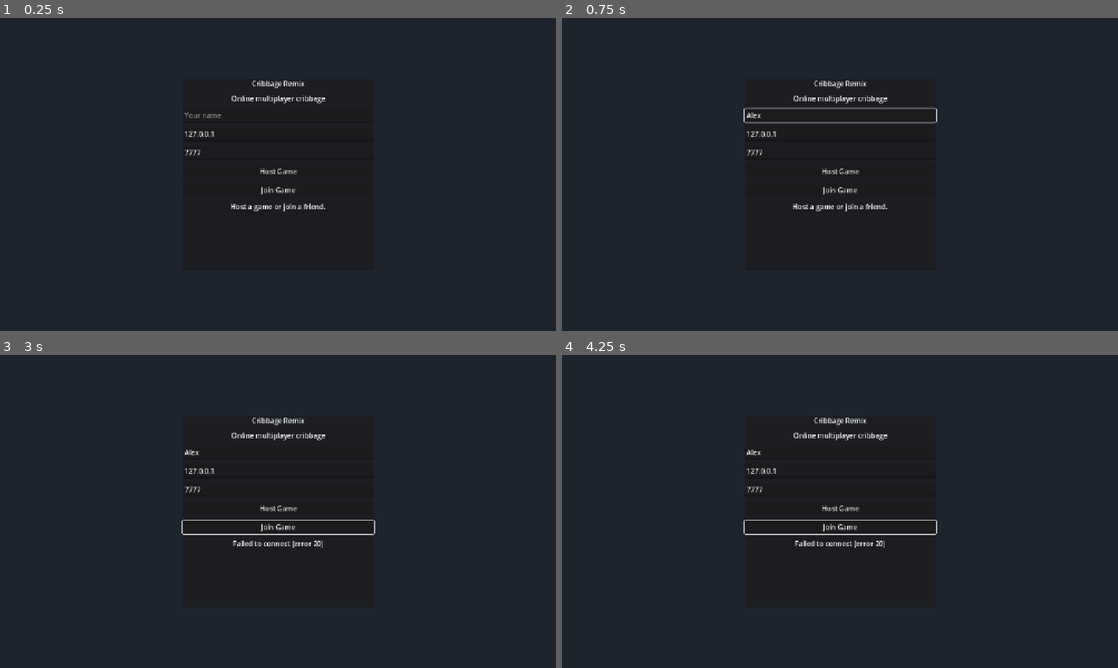
Above: before the commit, frames 1-4 (two rows, left to right).
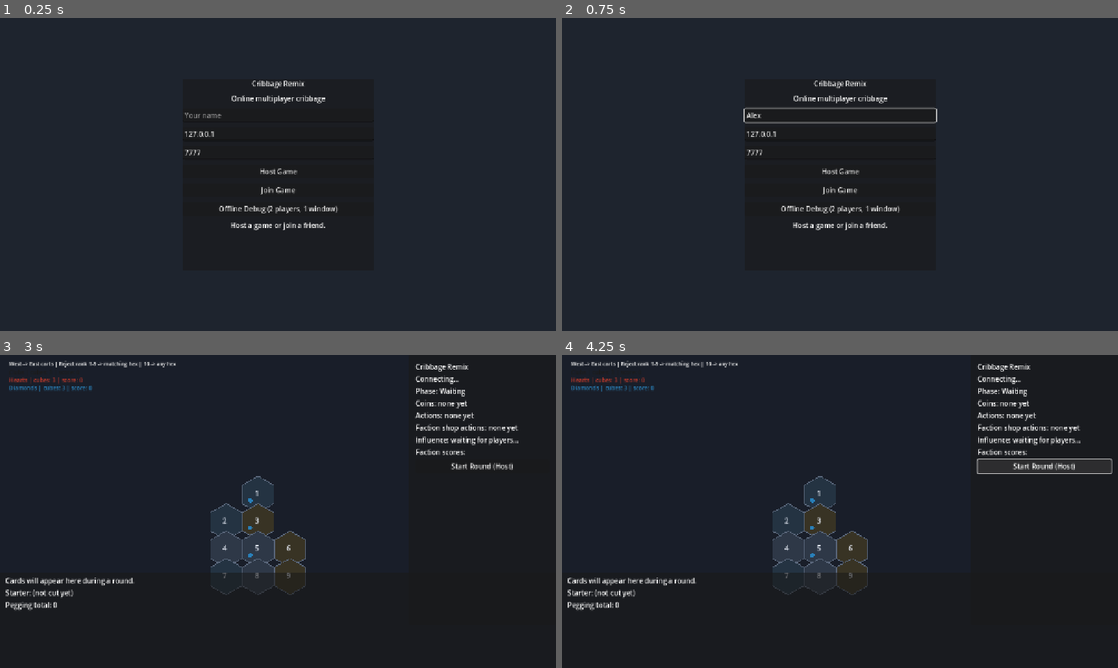
Above: after the commit, the same moments.

Repository: WilsonPersonal/cribbage-remix
Game: Godot game, scene res://scenes/main_menu.tscn
Two runs of this game, one before a commit and one after it. Both use one fixed random seed, a clock stepped at 60 frames per second and the inputs below.
Inputs (mouse positions are in pixels of both pictures, inside the frame that each line leads up to):
- Up to frame 1 (0.25 s): no input
- Up to frame 2 (0.75 s): click (840, 115) at 0.52 s; type "Alex" at 0.6 s
- Up to frame 3 (3 s): click "Host Game" at 1.25 s; click "Join Game" at 2 s; click (278, 545) at 2.75 s, where only the run after the commit has a clickable "Offline Debug (2 players, 1 w…"
- Up to frame 4 (4.25 s): click (1045, 464) at 3.5 s, where only the run after the commit has a clickable "Start Round (Host)"

The runs differ from the first frame. In frame 1, 0.5% of the frame differs, in the area x 39-61%, y 58-68%; in frame 2, 0.5%; in frame 3, 6.3%; in frame 4, 6.5%, in the area x 1-99%, y 1-82%.
Error after the commit: Cannot call method 'change_scene_to_packed' on a null value. (res://scripts/ui/main_menu.gd:66)

Commit message:
Add offline hot-seat debug mode for solo testing in one window.
Co-authored-by: Cursor <cursoragent@cursor.com>

Diff:
--- a/autoload/game_state.gd
+++ b/autoload/game_state.gd
@@ -29,6 +29,10 @@
 signal pegging_state_updated(sequence: Array, total: int, turn_peer: int)
 signal crib_count_updated(count: int)
 signal game_message(message: String)
+signal active_control_changed(peer_id: int)
+
+var offline_debug_mode: bool = false
+var active_control_peer_id: int = 1
 
 var current_phase: Phase = Phase.WAITING
 var round_number: int = 0
@@ -62,8 +66,89 @@
 var _deck: Array = []
 
 
+func setup_offline_session(player_one_name: String = "Player 1", player_two_name: String = "Player 2") -> void:
+	if not NetworkManager.is_offline_debug():
+		return
+
+	offline_debug_mode = true
+	player_names.clear()
+	player_influence.clear()
+	player_supply.clear()
+	player_coins.clear()
+	action_points.clear()
+	player_faction_actions.clear()
+	register_player(1, player_one_name)
+	register_player(2, player_two_name)
+	set_active_control_peer(1)
+	_broadcast_message("Offline debug: switch players to control each seat.")
+
+
+func get_control_peer_id() -> int:
+	if offline_debug_mode:
+		return active_control_peer_id
+	return multiplayer.get_unique_id()
+
+
+func set_active_control_peer(peer_id: int) -> void:
+	if not hands.has(peer_id) and not player_names.has(peer_id):
+		return
+
+	active_control_peer_id = peer_id
+	local_hand = hands.get(peer_id, []).duplicate(true)
+	local_hand_updated.emit(local_hand)
+	active_control_changed.emit(peer_id)
+
+
+func toggle_control_peer() -> void:
+	if not offline_debug_mode:
+		return
+
+	var peers := _sorted_peer_ids()
+	if peers.size() < 2:
+		return
+
+	var index := peers.find(active_control_peer_id)
+	if index < 0:
+		index = 0
+	set_active_control_peer(int(peers[(index + 1) % peers.size()]))
+
+
+func is_discard_pending_for_control() -> bool:
+	if current_phase != Phase.DISCARD_TO_CRIB:
+		return false
+	return not discard_ready.get(get_control_peer_id(), false)
+
+
+func is_controlled_turn(peer_id: int) -> bool:
+	return get_control_peer_id() == peer_id
+
+
+func _action_peer_id() -> int:
+	if offline_debug_mode:
+		return active_control_peer_id
+	return multiplayer.get_remote_sender_id()
+
+
+func _update_offline_active_player() -> void:
+	if not offline_debug_mode:
+		return
+
+	match current_phase:
+		Phase.DISCARD_TO_CRIB:
+			for peer_id in active_player_order:
+				if not discard_ready.get(peer_id, false):
+					set_active_control_peer(int(peer_id))
+					return
+		Phase.PEGGING:
+			if pegging_turn_peer != 0:
+				set_active_control_peer(pegging_turn_peer)
+		Phase.RESOLVE_CRIB:
+			if crib_owner_peer_id != 0:
+				set_active_control_peer(crib_owner_peer_id)
+
+
 func register_player(peer_id: int, player_name: String = "") -> void:
-	if not multiplayer.is_server():
+	if not NetworkManager.is_server():
 		return
 
 	if player_name.is_empty():
@@ -141,7 +226,7 @@
 	if current_phase != Phase.DISCARD_TO_CRIB:
 		return
 
-	var peer_id := multiplayer.get_remote_sender_id()
+	var peer_id := _action_peer_id()
 	if discard_ready.get(peer_id, false):
 		return
 
@@ -167,6 +252,8 @@
 
 	if _all_players_discarded():
 		_cut_starter()
+	else:
+		_update_offline_active_player()
 
 
 @rpc("any_peer", "call_remote", "reliable")
@@ -176,7 +263,7 @@
 	if current_phase != Phase.PEGGING:
 		return
 
-	var peer_id := multiplayer.get_remote_sender_id()
+	var peer_id := _action_peer_id()
 	if peer_id != pegging_turn_peer:
 		return
 
@@ -217,7 +304,7 @@
 	if current_phase != Phase.PEGGING:
 		return
 
-	var peer_id := multiplayer.get_remote_sender_id()
+	var peer_id := _action_peer_id()
 	if peer_id != pegging_turn_peer:
 		return
 
@@ -269,7 +356,7 @@
 	if faction_id not in Factions.ALL:
 		return
 
-	var peer_id := multiplayer.get_remote_sender_id()
+	var peer_id := _action_peer_id()
 	var coins := int(player_coins.get(peer_id, 0))
 	if not Shop.can_buy_faction_action(coins):
 		return
@@ -305,7 +392,7 @@
 	if current_phase != Phase.SPEND_ACTIONS:
 		return
 
-	var peer_id := multiplayer.get_remote_sender_id()
+	var peer_id := _action_peer_id()
 	var spend_result := _spend_for_faction_action(peer_id, faction_id)
 	if not spend_result.spent:
 		return
@@ -345,7 +432,7 @@
 	if current_phase != Phase.RESOLVE_CRIB:
 		return
 
-	var peer_id := multiplayer.get_remote_sender_id()
+	var peer_id := _action_peer_id()
 	if crib_owner_peer_id != 0 and peer_id != crib_owner_peer_id:
 		return
 	if not _validate_crib_choices(choices):
@@ -440,6 +527,7 @@
 	crib_owner_peer_id = dealer_peer_id
 	_sync_crib_count.rpc(crib.size())
 	_set_phase(Phase.DISCARD_TO_CRIB)
+	_update_offline_active_player()
 	_broadcast_message("Discard %d cards to the crib." % RemixRules.crib_discard_count(active_player_order.size()))
 
 
@@ -547,6 +635,12 @@
 
 
 func _send_local_hand(peer_id: int, hand: Array) -> void:
+	if offline_debug_mode:
+		if peer_id == active_control_peer_id:
+			local_hand = hand.duplicate(true)
+			local_hand_updated.emit(local_hand)
+		return
+
 	_sync_local_hand.rpc_id(peer_id, hand)
 	if peer_id == multiplayer.get_unique_id():
 		local_hand = hand.duplicate(true)
@@ -555,6 +649,7 @@
 
 func _broadcast_pegging_state() -> void:
 	_sync_pegging_state.rpc(pegging_sequence, pegging_total, pegging_turn_peer)
+	_update_offline_active_player()
 
 
 func _broadcast_message(message: String) -> void:
@@ -654,6 +749,7 @@
 func _set_phase(phase: Phase) -> void:
 	current_phase = phase
 	_sync_phase.rpc(phase)
+	_update_offline_active_player()
 
 
 @rpc("authority", "call_remote", "reliable")
--- a/autoload/network_manager.gd
+++ b/autoload/network_manager.gd
@@ -11,9 +11,18 @@
 signal server_disconnected
 
 var _peer: ENetMultiplayerPeer
+var offline_debug_mode: bool = false
+
+
+func start_offline_debug() -> void:
+	offline_debug_mode = true
+	var offline_peer := OfflineMultiplayerPeer.new()
+	multiplayer.multiplayer_peer = offline_peer
+	server_started.emit()
 
 
 func host_game(port: int = DEFAULT_PORT) -> Error:
+	offline_debug_mode = false
 	_peer = ENetMultiplayerPeer.new()
 	var err := _peer.create_server(port, MAX_PLAYERS)
 	if err != OK:
@@ -25,6 +34,7 @@
 
 
 func join_game(address: String, port: int = DEFAULT_PORT) -> Error:
+	offline_debug_mode = false
 	_peer = ENetMultiplayerPeer.new()
 	var err := _peer.create_client(address, port)
 	if err != OK:
@@ -38,10 +48,15 @@
 	if multiplayer.multiplayer_peer:
 		multiplayer.multiplayer_peer.close()
 		multiplayer.multiplayer_peer = null
+	offline_debug_mode = false
+
+
+func is_offline_debug() -> bool:
+	return offline_debug_mode
 
 
 func is_server() -> bool:
-	return multiplayer.is_server()
+	return offline_debug_mode or multiplayer.is_server()
 
 
 func get_local_peer_id() -> int:
--- a/project.godot
+++ b/project.godot
@@ -13,7 +13,7 @@
 config/name="Cribbage Remix"
 config/description="Online multiplayer cribbage with remix rules."
 run/main_scene="res://scenes/main_menu.tscn"
-config/features=PackedStringArray("4.3", "Forward Plus")
+config/features=PackedStringArray("4.4", "Forward Plus")
 config/icon="res://icon.svg"
 
 [autoload]
--- a/scenes/card_play_panel.tscn
+++ b/scenes/card_play_panel.tscn
@@ -1,6 +1,4 @@
-[gd_scene load_steps=2 format=3 uid="uid://card_play_panel"]
-
-[ext_resource type="Script" path="res://scripts/ui/card_play_panel.gd" id="1"]
+[gd_scene format=3 uid="uid://b34fql2wvv4u7"]
 
 [node name="CardPlayPanel" type="PanelContainer"]
 anchors_preset = 12
--- a/scenes/game.tscn
+++ b/scenes/game.tscn
@@ -89,6 +89,20 @@
 text = "Faction scores:"
 autowrap_mode = 3
 
+[node name="OfflineBar" type="HBoxContainer" parent="HUD/Margin/VBox"]
+layout_mode = 2
+visible = false
+theme_override_constants/separation = 8
+
+[node name="ControlPeerLabel" type="Label" parent="HUD/Margin/VBox/OfflineBar"]
+layout_mode = 2
+size_flags_horizontal = 3
+text = "Controlling: Player 1"
+
+[node name="SwitchPlayerButton" type="Button" parent="HUD/Margin/VBox/OfflineBar"]
+layout_mode = 2
+text = "Switch Player"
+
 [node name="ShopButtons" type="HBoxContainer" parent="HUD/Margin/VBox"]
 layout_mode = 2
 visible = false
--- a/scenes/main_menu.tscn
+++ b/scenes/main_menu.tscn
@@ -68,8 +68,12 @@
 layout_mode = 2
 text = "Join Game"
 
+[node name="OfflineDebugButton" type="Button" parent="Panel/VBox"]
+layout_mode = 2
+text = "Offline Debug (2 players, 1 window)"
+
 [node name="StatusLabel" type="Label" parent="Panel/VBox"]
 layout_mode = 2
 text = "Host a game or join a friend."
+horizontal_alignment = 1
 autowrap_mode = 3
-horizontal_alignment = 1
--- a/scripts/ui/card_play_panel.gd
+++ b/scripts/ui/card_play_panel.gd
@@ -27,6 +27,7 @@
 	GameState.pegging_state_updated.connect(_on_pegging_state_updated)
 	GameState.phase_changed.connect(_on_phase_changed)
 	GameState.game_message.connect(_on_game_message)
+	GameState.active_control_changed.connect(_on_active_control_changed)
 	_on_phase_changed(GameState.current_phase)
 	_refresh_hand_display()
 
@@ -85,6 +86,12 @@
 	message_label.text = message
 
 
+func _on_active_control_changed(_peer_id: int) -> void:
+	_selected_indices.clear()
+	_update_action_buttons()
+	_refresh_hand_display()
+
+
 func _refresh_hand_display() -> void:
 	for child in hand_container.get_children():
 		child.queue_free()
@@ -128,13 +135,17 @@
 
 func _update_action_buttons() -> void:
 	var phase := GameState.current_phase
-	confirm_discard_button.visible = phase == GameState.Phase.DISCARD_TO_CRIB
+	confirm_discard_button.visible = phase == GameState.Phase.DISCARD_TO_CRIB and _can_discard_for_control()
 	pass_button.visible = phase == GameState.Phase.PEGGING and _is_my_pegging_turn()
 	pass_button.disabled = not _can_pass_pegging()
 
 
 func _is_my_pegging_turn() -> bool:
-	return GameState.pegging_turn_peer == NetworkManager.get_local_peer_id()
+	return GameState.is_controlled_turn(GameState.pegging_turn_peer)
+
+
+func _can_discard_for_control() -> bool:
+	return GameState.is_discard_pending_for_control()
 
 
 func _can_pass_pegging() -> bool:
--- a/scripts/ui/game.gd
+++ b/scripts/ui/game.gd
@@ -16,6 +16,9 @@
 @onready var buy_diamonds_button: Button = $HUD/Margin/VBox/ShopButtons/BuyDiamondsButton
 @onready var board: Control = $Board
 @onready var card_panel: PanelContainer = $CardPlayPanel
+@onready var offline_bar: HBoxContainer = $HUD/Margin/VBox/OfflineBar
+@onready var control_peer_label: Label = $HUD/Margin/VBox/OfflineBar/ControlPeerLabel
+@onready var switch_player_button: Button = $HUD/Margin/VBox/OfflineBar/SwitchPlayerButton
 
 
 func _ready() -> void:
@@ -29,6 +32,7 @@
 	GameState.faction_scores_updated.connect(_on_faction_scores_updated)
 	GameState.winner_decided.connect(_on_winner_decided)
 	GameState.game_message.connect(_on_game_message)
+	GameState.active_control_changed.connect(_on_active_control_changed)
 	NetworkManager.player_connected.connect(_on_player_connected)
 	NetworkManager.player_disconnected.connect(_on_player_disconnected)
 
@@ -45,14 +49,22 @@
 	card_panel.discard_submitted.connect(_on_discard_submitted)
 	card_panel.pegging_play_requested.connect(_on_pegging_play_requested)
 	card_panel.pegging_pass_requested.connect(_on_pegging_pass_requested)
-
-	if NetworkManager.is_server():
-		GameState.register_player(NetworkManager.get_local_peer_id())
+	switch_player_button.pressed.connect(_on_switch_player_pressed)
+
+	if NetworkManager.is_offline_debug():
+		offline_bar.visible = true
+		GameState.setup_offline_session("Player 1", "Player 2")
+	else:
+		offline_bar.visible = false
+		if NetworkManager.is_server():
+			GameState.register_player(NetworkManager.get_local_peer_id())
 
 	_refresh_ui()
 
 
 func _on_player_connected(peer_id: int) -> void:
+	if NetworkManager.is_offline_debug():
+		return
 	if NetworkManager.is_server():
 		GameState.register_player(peer_id)
 	_refresh_ui()
@@ -105,6 +117,14 @@
 
 func _on_game_message(message: String) -> void:
 	status_label.text = message
+
+
+func _on_active_control_changed(_peer_id: int) -> void:
+	_refresh_ui()
+
+
+func _on_switch_player_pressed() -> void:
+	GameState.toggle_control_peer()
 
 
 func _on_phase_changed(_phase: GameState.Phase) -> void:
@@ -161,11 +181,16 @@
 
 
 func _refresh_ui() -> void:
-	var player_count := multiplayer.get_peers().size() + 1
-	status_label.text = "%s | %d player(s) connected" % [
-		"Host" if NetworkManager.is_server() else "Client",
-		player_count,
-	]
+	var player_count := GameState.get_player_count() if NetworkManager.is_offline_debug() else multiplayer.get_peers().size() + 1
+	if NetworkManager.is_offline_debug():
+		status_label.text = "Offline debug | %d local players" % player_count
+		var control_id := GameState.get_control_peer_id()
+		var control_name: String = GameState.player_names.get(control_id, "Player %d" % control_id)
+		control_peer_label.text = "Controlling: %s" % control_name
+	elif NetworkManager.is_server():
+		status_label.text = "Host | %d player(s) connected" % player_count
+	else:
+		status_label.text = "Client | %d player(s) connected" % player_count
 	phase_label.text = "Phase: %s" % _phase_name(GameState.current_phase)
 	influence_label.text = _format_influence()
 	coins_label.text = _format_coins()
--- a/scripts/ui/main_menu.gd
+++ b/scripts/ui/main_menu.gd
@@ -6,6 +6,7 @@
 @onready var port_input: LineEdit = $Panel/VBox/PortInput
 @onready var name_input: LineEdit = $Panel/VBox/NameInput
 @onready var status_label: Label = $Panel/VBox/StatusLabel
+@onready var offline_button: Button = $Panel/VBox/OfflineDebugButton
 
 const GAME_SCENE := preload("res://scenes/game.tscn")
 
@@ -13,6 +14,7 @@
 func _ready() -> void:
 	host_button.pressed.connect(_on_host_pressed)
 	join_button.pressed.connect(_on_join_pressed)
+	offline_button.pressed.connect(_on_offline_pressed)
 	NetworkManager.server_started.connect(_on_server_started)
 	NetworkManager.connected_to_server.connect(_on_connected_to_server)
 	NetworkManager.connection_failed.connect(_on_connection_failed)
@@ -54,6 +56,16 @@
 	status_label.text = "Connection failed. Check address and port."
 
 
+func _on_offline_pressed() -> void:
+	status_label.text = "Starting offline debug session..."
+	NetworkManager.start_offline_debug()
+	_enter_game_offline()
+
+
+func _enter_game_offline() -> void:
+	get_tree().change_scene_to_packed(GAME_SCENE)
+
+
 func _enter_game() -> void:
 	var player_name := name_input.text.strip_edges()
 	if player_name.is_empty():
Not shown, added: autoload/game_state.gd.uid
Not shown, added: autoload/network_manager.gd.uid
Not shown, added: icon.svg.import
Not shown: 1 places in scenes/card_widget.tscn that only renumber resources
Not shown: 1 places in scenes/game.tscn that only renumber resources
Not shown: 1 places in scenes/main_menu.tscn that only renumber resources
Not shown, added: scripts/cribbage/deck.gd.uid
Not shown, added: scripts/cribbage/pegging.gd.uid
Not shown, added: scripts/cribbage/rules.gd.uid
Not shown, added: scripts/cribbage/scoring.gd.uid
Not shown, added: scripts/game/action_system.gd.uid
Not shown, added: scripts/game/factions.gd.uid
(and 8 more such lines)
